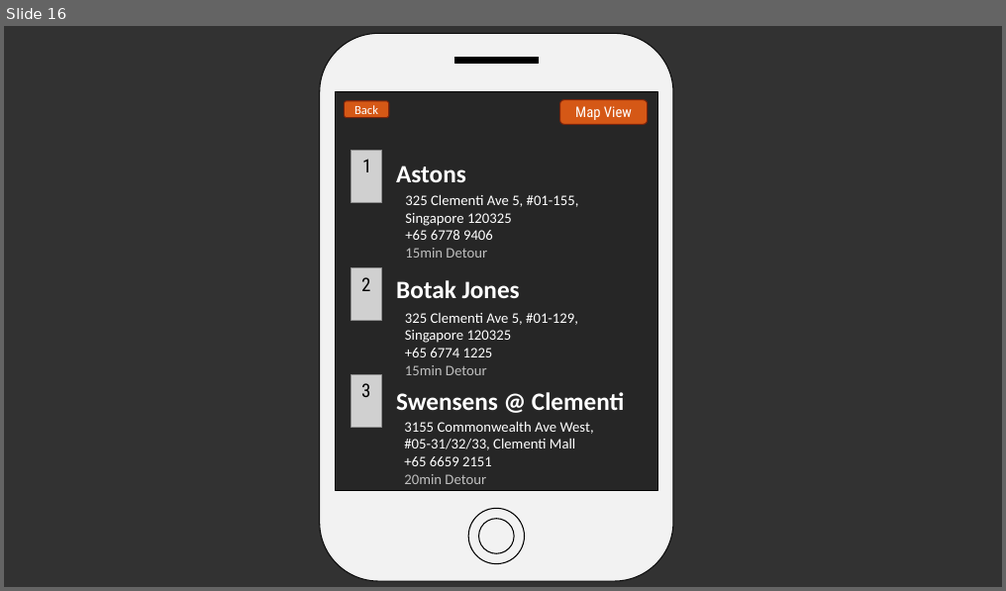
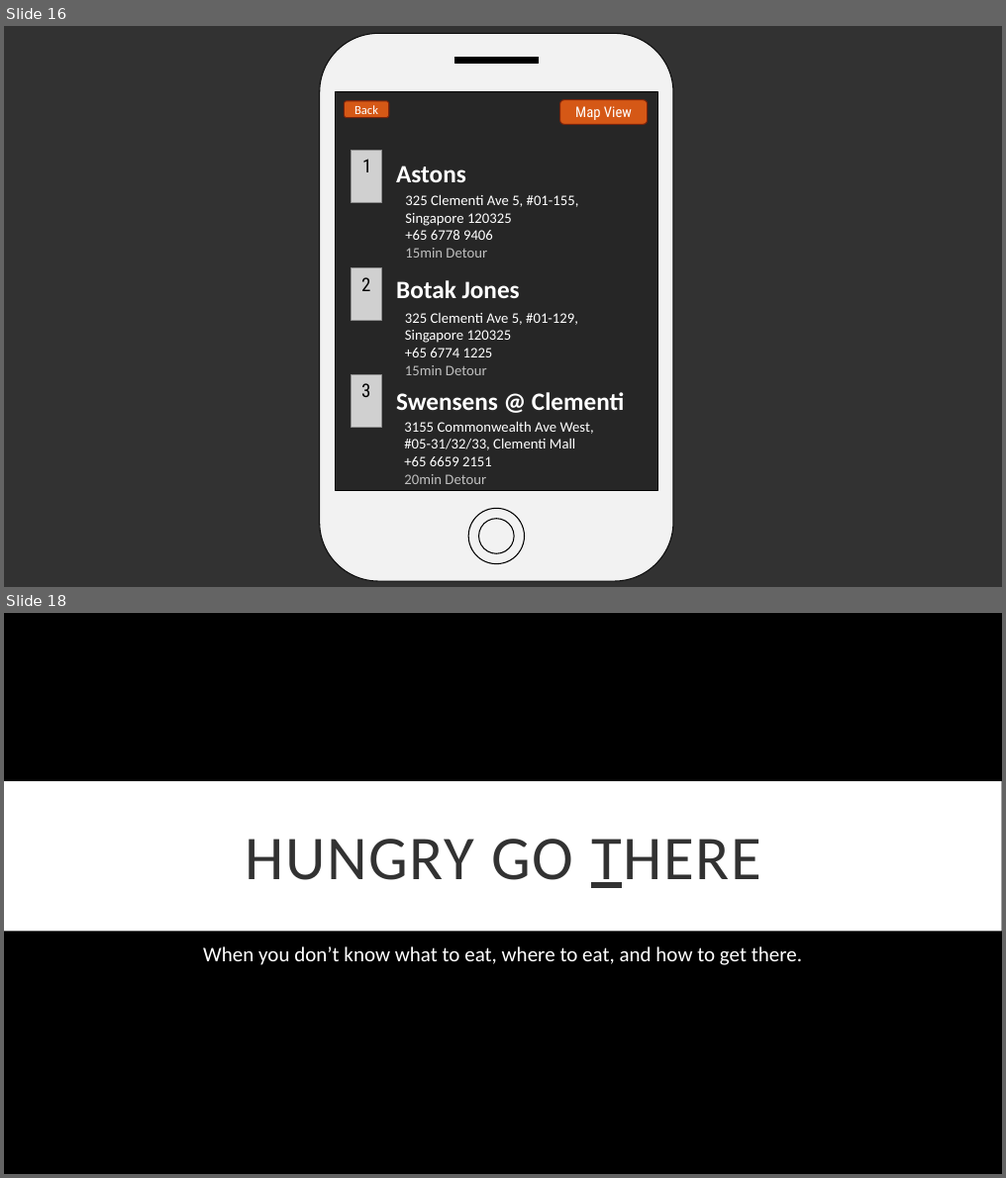
Before and after one commit to blackhydrogen/hungrygothere, a slide deck: Hungry Go THERE.pptx. Shown one above the other, each under a label of ours: slide 16 before the commit, slides 16 and 18 after it; the slides between them are not shown. The pictures are 1006x591 and 1006x1178 pixels, drawn with LibreOffice and Linux fonts; fonts in the diff are those of the drawing; grey boxes stand for pictures; background and template pictures are left out. Boxes give left, top, right and bottom in pixels: in the first picture for what was removed or moved away, otherwise in the second. Text is boxed around its words. In the diff, an @@ line names an element or a change of style, - is before the commit and + after.

```diff
--- a/Hungry Go THERE.pptx
+++ b/Hungry Go THERE.pptx
@@ slide 18 added at (x1=4, y1=613, x2=1002, y2=1174), background picture (left out) @@
@@ rectangle added at (x1=4, y1=781, x2=1002, y2=931), fill #FFFFFF @@
@@ title added at (x1=246, y1=839, x2=761, y2=888), 60 pt, text #323232 @@
+HUNGRY GO THERE
@@ subtitle added at (x1=203, y1=947, x2=802, y2=965), 20 pt, text #FFFFFF @@
+When you don’t know what to eat, where to eat, and how to get there.
```
Also in this commit, not shown: 2 other slides added, 1 slide removed, 3 other files.
